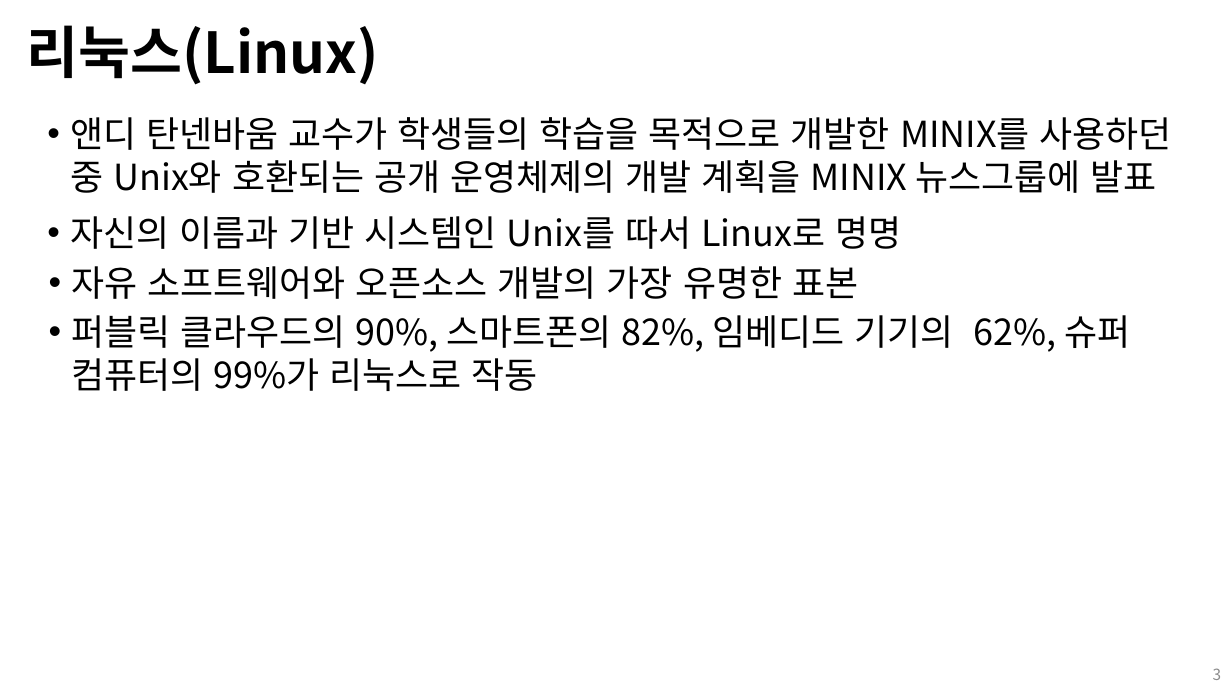
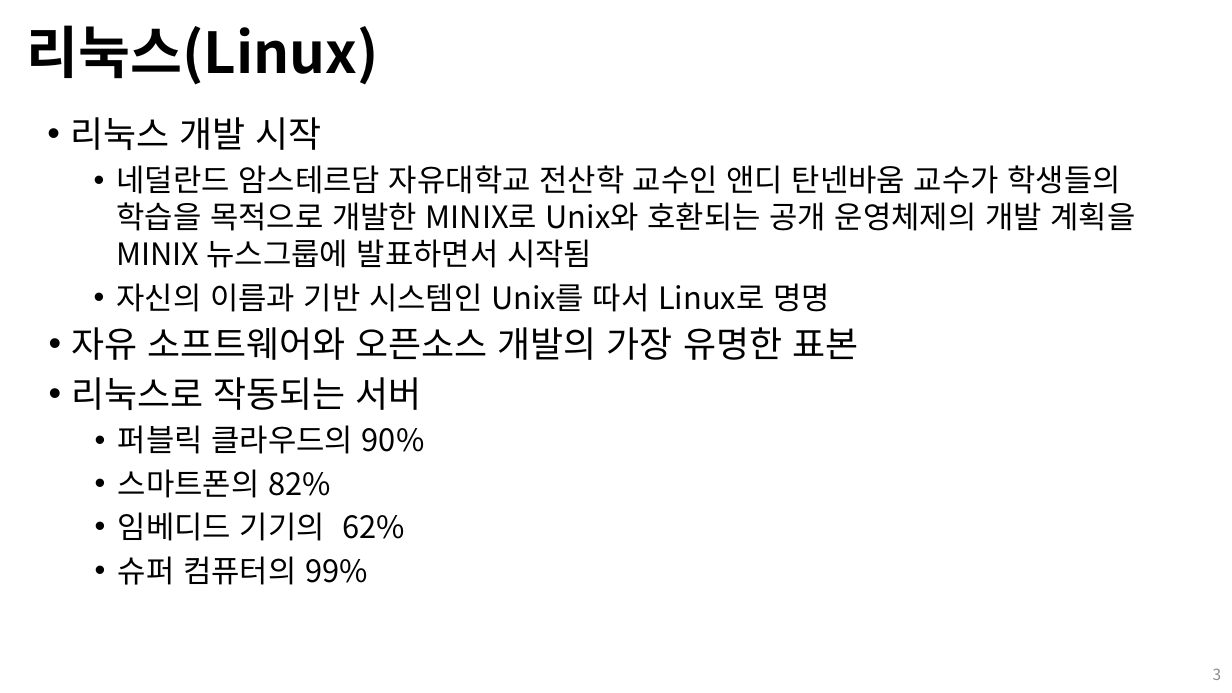
Before and after one commit to Open-Source-Programming/OpenSource-Lec, a slide deck: slide 3 of 01-linux.pptx. Drawn at 1232x693 pixels with LibreOffice and Linux fonts; fonts in the diff are those of the drawing. Boxes give left, top, right and bottom in pixels: in the first picture for what was removed or moved away, otherwise in the second. Text is boxed around its words. In the diff, an @@ line names an element or a change of style, - is before the commit and + after.

```diff
--- a/01-linux.pptx
+++ b/01-linux.pptx
@@ text at box(70, 117, 1136, 268): text changed; size 28 to 24 pt @@
-• 앤디 탄넨바움 교수가 학생들의 학습을 목적으로 개발한 MINIX를 사용하던 중 Unix와 호환되는 공개 운영체제의 개발 계획을 MINIX 뉴스그룹에 발표
+• 리눅스 개발 시작
+  • 네덜란드 암스테르담 자유대학교 전산학 교수인 앤디 탄넨바움 교수가 학생들의 학습을 목적으로 개발한 MINIX로 Unix와 호환되는 공개 운영체제의 개발 계획을 MINIX 뉴스그룹에 발표하면서 시작됨
@@ text at box(117, 283, 830, 312): size 28 to 24 pt in "자신의 이름과 기반 시스템인 Unix를 따서 Linux로 ..."; list level 1 to 2 in "자신의 이름과 기반 시스템인 Unix를 ..." @@
@@ text at box(72, 377, 425, 585): text changed; size 28 to 24 pt @@
-• 퍼블릭 클라우드의 90%, 스마트폰의 82%, 임베디드 기기의 62%, 슈퍼 컴퓨터의 99%가 리눅스로 작동
+• 리눅스로 작동되는 서버
+  • 퍼블릭 클라우드의 90%
+  • 스마트폰의 82%
+  • 임베디드 기기의 62%
+  • 슈퍼 컴퓨터의 99%
```
Also in this commit, not shown: 9 other slides changed, 1 slide added.
